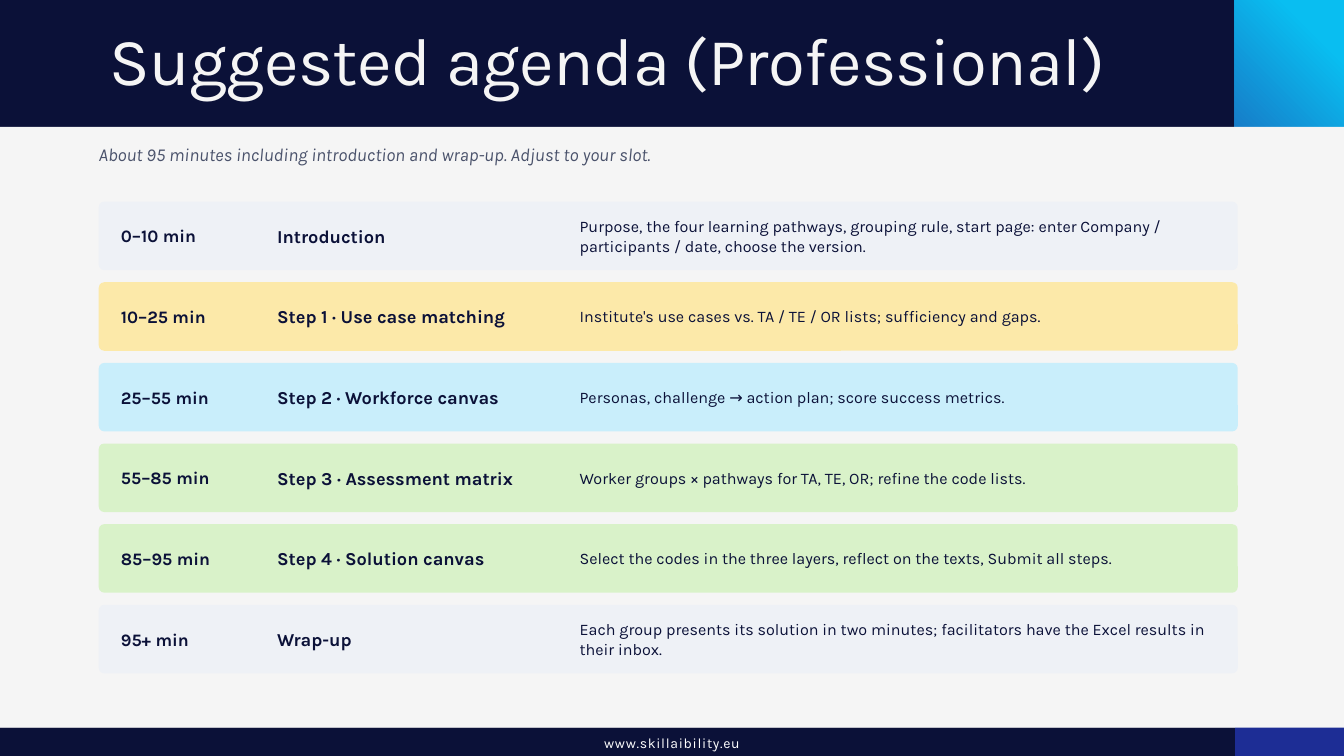
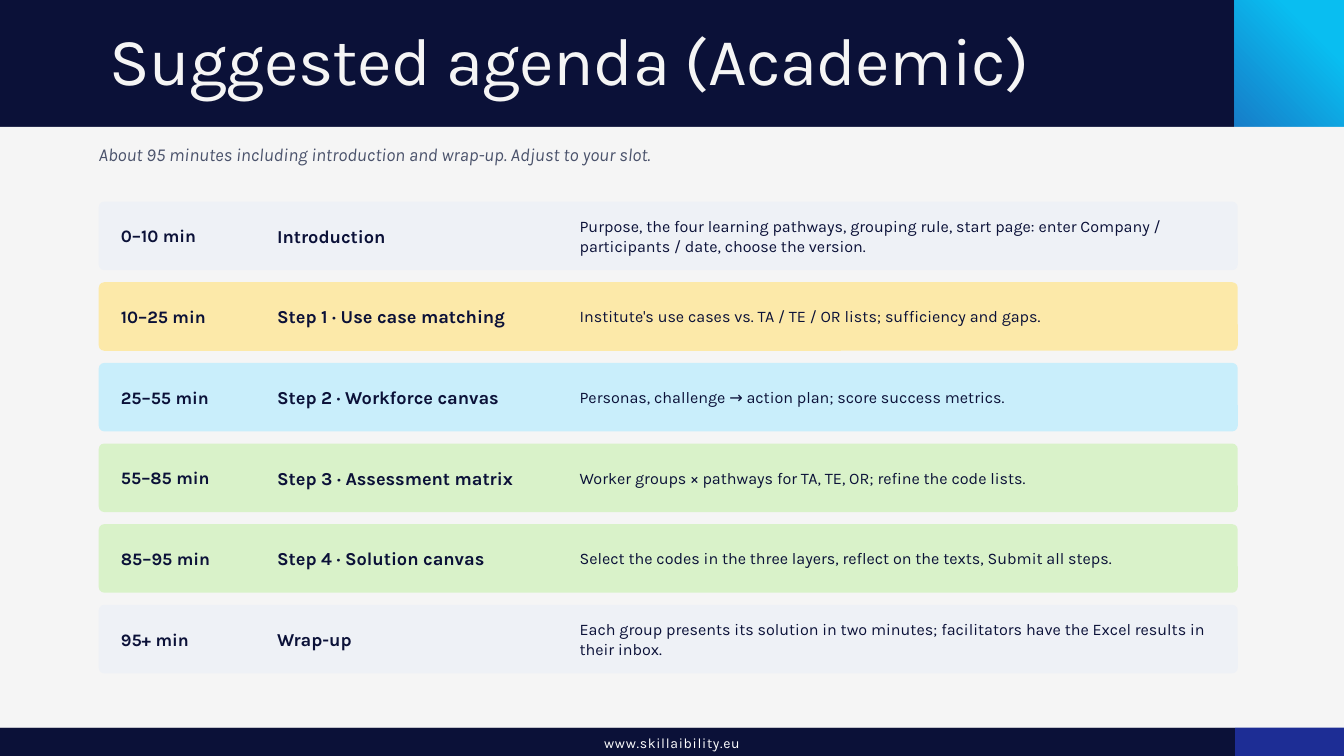
Before and after one commit to DiamondCao1996/SkillAIbility-WP3, a slide deck: slide 11 of docs/SkillAIbility_WP3_Workshop_Procedure.pptx. Drawn at 1344x756 pixels with LibreOffice and Linux fonts; fonts in the diff are those of the drawing; background and template pictures are left out. Boxes give left, top, right and bottom in pixels: in the first picture for what was removed or moved away, otherwise in the second. Text is boxed around its words. In the diff, an @@ line names an element or a change of style, - is before the commit and + after.

```diff
--- a/docs/SkillAIbility_WP3_Workshop_Procedure.pptx
+++ b/docs/SkillAIbility_WP3_Workshop_Procedure.pptx
@@ title at (109,36,1030,102): text changed @@
-Suggested agenda (Professional)
+Suggested agenda (Academic)
```
Also in this commit, not shown: 1 other slide changed, 4 other files.
